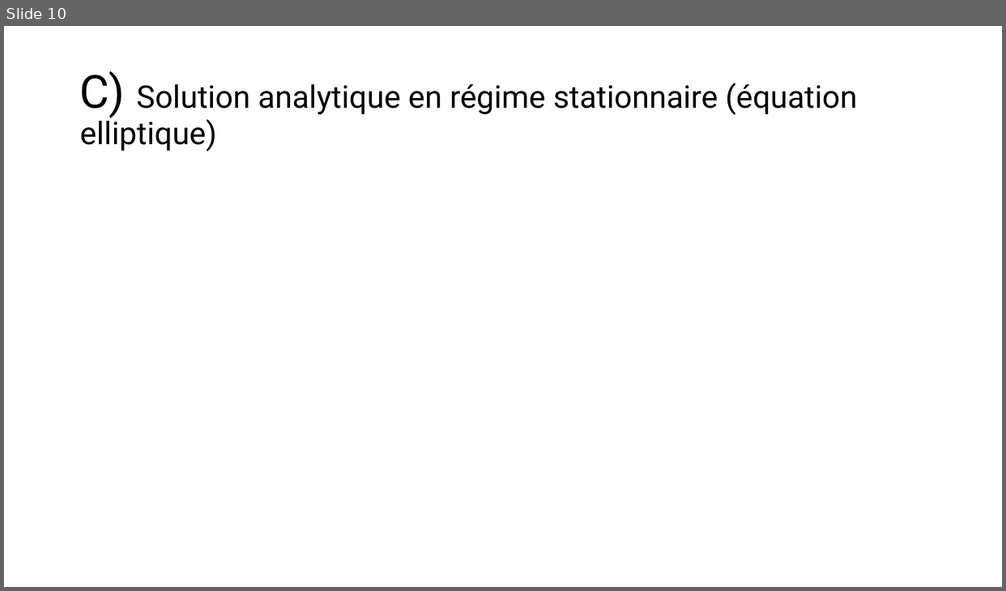
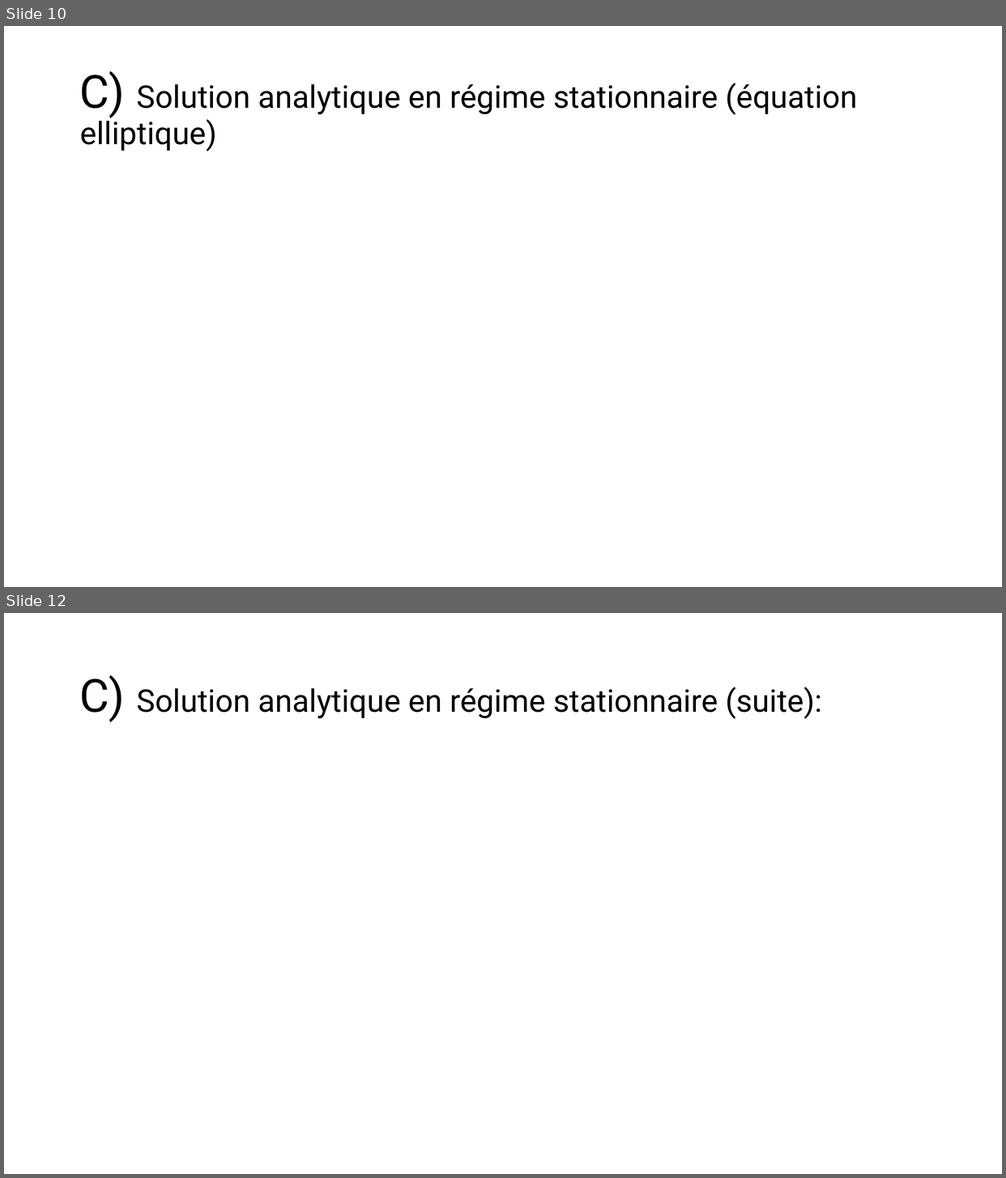
Before and after one commit to mehdibendaya/MEC8211-DEV1, a slide deck: Devoir_1.pptx. Shown one above the other, each under a label of ours: slide 10 before the commit, slides 10 and 12 after it; the slides between them are not shown. The pictures are 1006x591 and 1006x1178 pixels, drawn with LibreOffice and Linux fonts; fonts in the diff are those of the drawing; grey boxes stand for pictures. Boxes give left, top, right and bottom in pixels: in the first picture for what was removed or moved away, otherwise in the second. Text is boxed around its words. In the diff, an @@ line names an element or a change of style, - is before the commit and + after.

```diff
--- a/Devoir_1.pptx
+++ b/Devoir_1.pptx
@@ slide 12 added at [4, 613, 1002, 1174], background #FFFFFF @@
@@ title added at [80, 675, 822, 722], 30 pt, text #000000 @@
+C) Solution analytique en régime stationnaire (suite):
```
Also in this commit, not shown: 2 slides changed, 1 other slide added, 1 slide removed.
